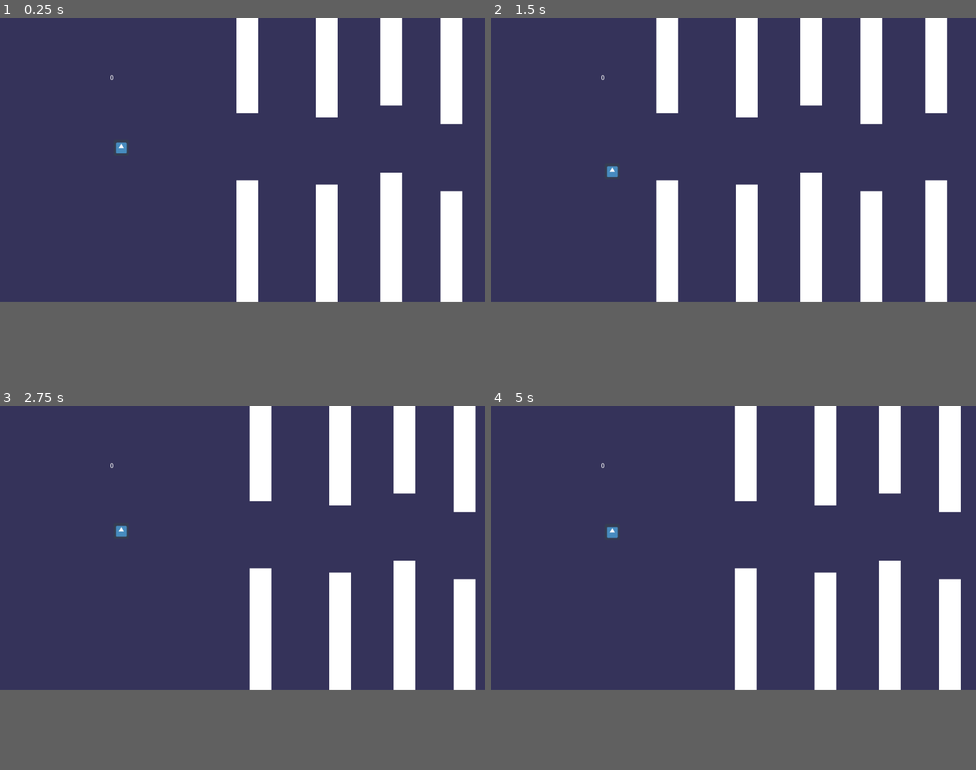
Above: before the commit, frames 1-4 (two rows, left to right).
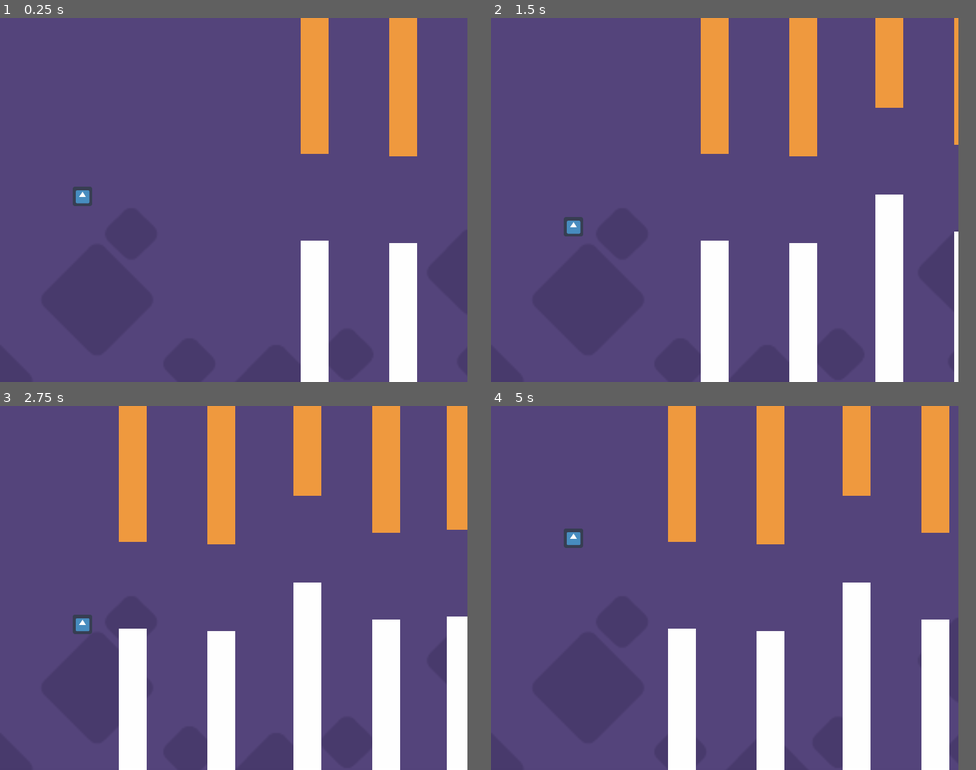
Above: after the commit, the same moments.

Repository: Radical-Pixel/freeFly
Game: Godot game, scene res://World.tscn
Same seed, same stepped clock (60 frames per second), same inputs: the game is played once before the commit and once after it. The engine's default icon, where the game draws it, is replaced by a stand-in: a white triangle on a blue panel in a dark square.
Inputs:
- Up to frame 1 (0.25 s): no input
- Up to frame 2 (1.5 s): tap Space (FLAP) at 0.77, 1.07 s
- Up to frame 3 (2.75 s): tap Space (FLAP) at 1.52, 1.82 s
- Up to frame 4 (5 s): tap Space (FLAP) at 3.02, 3.32, 3.77, 4.07, 4.52, 4.82 s
In our replay, the window is 800x468 before the commit and 771x600 after it. These sizes can differ from the game's own. Grey fills any space a smaller window leaves; there, only what the larger window draws over its background counts as a difference.

The runs differ from the first frame. In frame 1, 73% of the frame differs, in the area x 0-97%, y 0-100%; in frame 2, 75%; in frame 3, 78%, in the area x 0-99%, y 0-100%; in frame 4, 77%.
Error after the commit: Parse Error: Variable "Animation" shadows a native class. (res://SceneChanger.gd:3)

Commit message:
added prallex and music

Diff:
--- /dev/null
+++ b/Background.gd
@@ -0,0 +1,18 @@
+extends Sprite
+
+
+# Declare member variables here. Examples:
+# var a = 2
+# var b = "text"
+
+
+# Called when the node enters the scene tree for the first time.
+func _ready():
+	pass # Replace with function body.
+
+func _physics_process(delta):
+	position += Vector2(-2,0)
+
+# Called every frame. 'delta' is the elapsed time since the previous frame.
+#func _process(delta):
+#	pass
--- /dev/null
+++ b/GamePlayScene.tscn
@@ -0,0 +1,69 @@
+[gd_scene load_steps=8 format=2]
+
+[ext_resource path="res://Bugmintide.wav" type="AudioStream" id=1]
+[ext_resource path="res://WallNode.tscn" type="PackedScene" id=2]
+[ext_resource path="res://icon.png" type="Texture" id=3]
+[ext_resource path="res://Player.gd" type="Script" id=4]
+
+[sub_resource type="RectangleShape2D" id=1]
+extents = Vector2( 25, 25 )
+
+[sub_resource type="RectangleShape2D" id=2]
+extents = Vector2( 25.5, 25.5 )
+
+[sub_resource type="RectangleShape2D" id=3]
+extents = Vector2( 10, 212.5 )
+
+[node name="GamePlayScene" type="Node2D"]
+
+[node name="PlayerNode" type="Node2D" parent="."]
+position = Vector2( 134, 279 )
+
+[node name="Player" type="KinematicBody2D" parent="PlayerNode"]
+script = ExtResource( 4 )
+
+[node name="Sprite" type="Sprite" parent="PlayerNode/Player"]
+scale = Vector2( 0.5, 0.5 )
+texture = ExtResource( 3 )
+
+[node name="CollisionShape2D" type="CollisionShape2D" parent="PlayerNode/Player"]
+shape = SubResource( 1 )
+
+[node name="Detect" type="Area2D" parent="PlayerNode/Player"]
+
+[node name="CollisionShape2D" type="CollisionShape2D" parent="PlayerNode/Player/Detect"]
+shape = SubResource( 2 )
+
+[node name="Resetter" type="Area2D" parent="PlayerNode/Player"]
+
+[node name="CollisionShape2D" type="CollisionShape2D" parent="PlayerNode/Player/Resetter"]
+position = Vector2( -179, 3 )
+shape = SubResource( 3 )
+
+[node name="Camera2D" type="Camera2D" parent="PlayerNode/Player"]
+position = Vector2( 252, 23 )
+
+[node name="WallNode" parent="." groups=["WallGroup"] instance=ExtResource( 2 )]
+position = Vector2( 547, 290 )
+
+[node name="WallNode2" parent="." groups=["WallGroup"] instance=ExtResource( 2 )]
+position = Vector2( 693, 294 )
+
+[node name="WallNode3" parent="." groups=["WallGroup"] instance=ExtResource( 2 )]
+position = Vector2( 835, 214 )
+
+[node name="WallNode4" parent="." groups=["WallGroup"] instance=ExtResource( 2 )]
+position = Vector2( 965, 275 )
+
+[node name="WallNode5" parent="." groups=["WallGroup"] instance=ExtResource( 2 )]
+position = Vector2( 1088, 270 )
+
+[node name="BackgroundMusic" type="AudioStreamPlayer2D" parent="."]
+position = Vector2( 134, 279 )
+stream = ExtResource( 1 )
+pitch_scale = 1.03
+autoplay = true
+
+[connection signal="area_entered" from="PlayerNode/Player/Detect" to="PlayerNode/Player" method="_on_Detect_area_entered"]
+[connection signal="body_entered" from="PlayerNode/Player/Detect" to="PlayerNode/Player" method="_on_Detect_body_entered"]
+[connection signal="body_entered" from="PlayerNode/Player/Resetter" to="PlayerNode/Player" method="_on_Resetter_body_entered"]
--- /dev/null
+++ b/HUD.gd
@@ -0,0 +1,19 @@
+extends CanvasLayer
+
+signal start_game
+
+# Declare member variables here. Examples:
+# var a = 2
+# var b = "text"
+
+
+# Called when the node enters the scene tree for the first time.
+func _ready():
+	pass # Replace with function body.
+
+func scoreUpdate(score):
+	$Score.text = String(score);
+
+# Called every frame. 'delta' is the elapsed time since the previous frame.
+#func _process(delta):
+#	pass
--- /dev/null
+++ b/MainMenu.gd
@@ -0,0 +1,20 @@
+extends Control
+
+
+# Declare member variables here. Examples:
+# var a = 2
+# var b = "text"
+
+
+# Called when the node enters the scene tree for the first time.
+func _ready():
+	pass # Replace with function body.
+
+
+# Called every frame. 'delta' is the elapsed time since the previous frame.
+#func _process(delta):
+#	pass
+
+
+func _on_Start_Button_pressed():
+	pass # Replace with function body.
--- /dev/null
+++ b/Menu.tscn
@@ -0,0 +1,31 @@
+[gd_scene load_steps=2 format=2]
+
+[ext_resource path="res://MainMenu.gd" type="Script" id=1]
+
+[node name="Menu" type="Control"]
+anchor_right = 1.0
+anchor_bottom = 1.0
+script = ExtResource( 1 )
+
+[node name="VBoxContainer" type="VBoxContainer" parent="."]
+margin_left = 122.0
+margin_top = 235.0
+margin_right = 280.0
+margin_bottom = 284.0
+__meta__ = {
+"_edit_group_": true,
+"_edit_use_anchors_": false
+}
+
+[node name="Start Button" type="Button" parent="VBoxContainer"]
+margin_right = 158.0
+margin_bottom = 20.0
+text = "Start"
+
+[node name="Sound" type="Button" parent="VBoxContainer"]
+margin_top = 24.0
+margin_right = 158.0
+margin_bottom = 44.0
+text = "Sound"
+
+[connection signal="pressed" from="VBoxContainer/Start Button" to="." method="_on_Start_Button_pressed"]
--- a/Player.gd
+++ b/Player.gd
@@ -18,9 +18,8 @@
 	if Input.is_action_just_pressed("FLAP"):
 		motion.y = -FLAP
 
-	motion = move_and_slide(motion,UP)
-
-	get_parent().get_parent().get_node("CanvasLayer/RichTextLabel").text=str(score);
+	motion = move_and_slide(motion,UP);
+##	get_parent().get_parent().get_node("CanvasLayer/RichTextLabel").text=str(score);
 
 
 func wall_reset():
--- a/PlayerNode.tscn
+++ b/PlayerNode.tscn
@@ -3,10 +3,10 @@
 [ext_resource path="res://imageonline-co-pixelated.png" type="Texture" id=1]
 
 [sub_resource type="RectangleShape2D" id=1]
-extents = Vector2( 24, 24 )
+extents = Vector2( 25, 25 )
 
 [sub_resource type="RectangleShape2D" id=2]
-extents = Vector2( 25, 25 )
+extents = Vector2( 25.5, 25.5 )
 
 [node name="PlayerNode" type="Node2D"]
 
--- /dev/null
+++ b/SceneChanger.gd
@@ -0,0 +1,13 @@
+extends CanvasLayer
+
+onready var Animation = $Control/AnimationPlayer;
+
+var scene : String;
+
+func changeScene (new_scene,anim):
+	scene = new_scene
+	Animation.play(anim)
+
+
+func _new_scene():
+	get_tree().change_scene(scene)
--- /dev/null
+++ b/SceneChanger.tscn
@@ -0,0 +1,56 @@
+[gd_scene load_steps=3 format=2]
+
+[ext_resource path="res://SceneChanger.gd" type="Script" id=1]
+
+[sub_resource type="Animation" id=1]
+resource_name = "New Anim"
+length = 2.0
+tracks/0/type = "value"
+tracks/0/path = NodePath("ColorRect:color")
+tracks/0/interp = 1
+tracks/0/loop_wrap = true
+tracks/0/imported = false
+tracks/0/enabled = true
+tracks/0/keys = {
+"times": PoolRealArray( 0.11, 0.63, 1.37, 1.87 ),
+"transitions": PoolRealArray( 1, 1, 1, 1 ),
+"update": 0,
+"values": [ Color( 0.988235, 0.984314, 0.984314, 0 ), Color( 0.0470588, 0.0470588, 0.0470588, 1 ), Color( 0, 0, 0, 1 ), Color( 0.27451, 0.270588, 0.270588, 0 ) ]
+}
+tracks/1/type = "method"
+tracks/1/path = NodePath("..")
+tracks/1/interp = 1
+tracks/1/loop_wrap = true
+tracks/1/imported = false
+tracks/1/enabled = true
+tracks/1/keys = {
+"times": PoolRealArray( 1.1 ),
+"transitions": PoolRealArray( 1 ),
+"values": [ {
+"args": [  ],
+"method": "_new_scene"
+} ]
+}
+
+[node name="CanvasLayer" type="CanvasLayer"]
+script = ExtResource( 1 )
+
+[node name="Control" type="Control" parent="."]
+margin_right = 40.0
+margin_bottom = 40.0
+__meta__ = {
+"_edit_use_anchors_": false
+}
+
+[node name="ColorRect" type="ColorRect" parent="Control"]
+margin_left = -1.0
+margin_top = -1.0
+margin_right = 772.0
+margin_bottom = 597.0
+color = Color( 0.983049, 0.979149, 0.979149, 0.00551028 )
+__meta__ = {
+"_edit_use_anchors_": false
+}
+
+[node name="AnimationPlayer" type="AnimationPlayer" parent="Control"]
+"anims/New Anim" = SubResource( 1 )
--- a/WallNode.tscn
+++ b/WallNode.tscn
@@ -4,13 +4,13 @@
 [ext_resource path="res://Walls.gd" type="Script" id=2]
 
 [sub_resource type="RectangleShape2D" id=1]
-extents = Vector2( 47, 46.5833 )
+extents = Vector2( 47, 46.4166 )
 
 [sub_resource type="OccluderPolygon2D" id=4]
 polygon = PoolVector2Array( -24, -629, 23, -629, 23, -70, -24, -70 )
 
 [sub_resource type="RectangleShape2D" id=3]
-extents = Vector2( 10, 69 )
+extents = Vector2( 10, 70.5 )
 
 [node name="WallNode" type="Node2D"]
 
@@ -18,6 +18,7 @@
 script = ExtResource( 2 )
 
 [node name="UpperWallSprite" type="Sprite" parent="Walls"]
+modulate = Color( 0.941176, 0.6, 0.239216, 1 )
 position = Vector2( 0, -350 )
 scale = Vector2( 0.5, 6 )
 texture = ExtResource( 1 )
@@ -31,21 +32,22 @@
 occluder = SubResource( 4 )
 
 [node name="LowerWallSprite2" type="Sprite" parent="Walls"]
-position = Vector2( 0, 350 )
-scale = Vector2( 0.5, 6 )
+position = Vector2( 0, 350.5 )
+scale = Vector2( 0.5, 5.98925 )
 texture = ExtResource( 1 )
 
 [node name="LowerWallColl2" type="CollisionShape2D" parent="Walls"]
-position = Vector2( -0.5, 349.5 )
+position = Vector2( -0.5, 350.5 )
 scale = Vector2( 0.5, 6 )
 shape = SubResource( 1 )
 
 [node name="LowerLight2D2" type="LightOccluder2D" parent="Walls"]
-position = Vector2( 0, 699 )
+position = Vector2( 1, 701 )
 occluder = SubResource( 4 )
 
 [node name="PointArea" type="Area2D" parent="Walls"]
 
 [node name="CollisionShape2D" type="CollisionShape2D" parent="Walls/PointArea"]
+position = Vector2( 0, 1.5 )
 scale = Vector2( 2, 1 )
 shape = SubResource( 3 )
--- /dev/null
+++ b/World.gd
@@ -0,0 +1,25 @@
+extends Node2D
+
+
+# Declare member variables here. Examples:
+# var a = 2
+# var b = "text"
+
+
+# Called when the node enters the scene tree for the first time.
+func _ready():
+	##get_tree().change_scene("res://Menu.tscn");
+	pass # Replace with function body.
+
+
+# Called every frame. 'delta' is the elapsed time since the previous frame.
+#func _process(delta):
+#	pass
+
+
+func _on_PlayButton_pressed():
+	pass # Replace with function body.
+
+
+func _on_HUD_start_game():
+	pass # Replace with function body.
--- a/World.tscn
+++ b/World.tscn
@@ -1,87 +1,53 @@
-[gd_scene load_steps=8 format=2]
+[gd_scene load_steps=6 format=2]
 
-[ext_resource path="res://icon.png" type="Texture" id=1]
-[ext_resource path="res://WallNode.tscn" type="PackedScene" id=2]
-[ext_resource path="res://Player.gd" type="Script" id=3]
-[ext_resource path="res://imageonline-co-pixelated.png" type="Texture" id=4]
-
-[sub_resource type="RectangleShape2D" id=1]
-extents = Vector2( 16, 16 )
-
-[sub_resource type="RectangleShape2D" id=2]
-extents = Vector2( 16, 16 )
-
-[sub_resource type="RectangleShape2D" id=3]
-extents = Vector2( 9, 144 )
+[ext_resource path="res://GamePlayScene.tscn" type="PackedScene" id=1]
+[ext_resource path="res://background/set2_background.png" type="Texture" id=4]
+[ext_resource path="res://background/set2_tiles.png" type="Texture" id=5]
+[ext_resource path="res://World.gd" type="Script" id=7]
+[ext_resource path="res://SceneChanger.tscn" type="PackedScene" id=10]
 
 [node name="World" type="Node2D"]
+script = ExtResource( 7 )
 
-[node name="CanvasLayer" type="CanvasLayer" parent="."]
+[node name="ScreenChanger" parent="." instance=ExtResource( 10 )]
 
-[node name="RichTextLabel" type="RichTextLabel" parent="CanvasLayer"]
-margin_left = 232.0
-margin_top = 120.0
-margin_right = 280.0
-margin_bottom = 144.0
-__meta__ = {
-"_edit_use_anchors_": false
-}
+[node name="ParallaxBackground" type="ParallaxBackground" parent="."]
 
-[node name="PlayerNode" type="Node2D" parent="."]
-position = Vector2( 256, 264 )
-
-[node name="Player" type="KinematicBody2D" parent="PlayerNode"]
-script = ExtResource( 3 )
-
-[node name="Sprite" type="Sprite" parent="PlayerNode/Player"]
-position = Vector2( 0, 3.33786e-06 )
-scale = Vector2( 0.503, 0.532 )
-texture = ExtResource( 1 )
-
-[node name="CollisionShape2D" type="CollisionShape2D" parent="PlayerNode/Player"]
-shape = SubResource( 1 )
-
-[node name="Detect" type="Area2D" parent="PlayerNode/Player"]
-
-[node name="CollisionShape2D" type="CollisionShape2D" parent="PlayerNode/Player/Detect"]
-shape = SubResource( 2 )
-
-[node name="Resetter" type="Area2D" parent="PlayerNode/Player"]
-position = Vector2( -296, -8 )
+[node name="Purple Sky" type="ParallaxLayer" parent="ParallaxBackground"]
 __meta__ = {
 "_edit_group_": true
 }
 
-[node name="CollisionShape2D" type="CollisionShape2D" parent="PlayerNode/Player/Resetter"]
-position = Vector2( -1, 0 )
-shape = SubResource( 3 )
+[node name="Sprite" type="Sprite" parent="ParallaxBackground/Purple Sky"]
+scale = Vector2( 2, 2 )
+texture = ExtResource( 4 )
+centered = false
 
-[node name="WallNode" parent="." instance=ExtResource( 2 )]
-position = Vector2( 552, 272 )
+[node name="MiddleBlocks" type="ParallaxLayer" parent="ParallaxBackground"]
+modulate = Color( 0.129412, 0.0705882, 0.266667, 0.172549 )
+motion_scale = Vector2( 0.4, 0.4 )
+motion_mirroring = Vector2( 1600, 1200 )
+__meta__ = {
+"_edit_group_": true
+}
 
-[node name="WallNode2" parent="." instance=ExtResource( 2 )]
-position = Vector2( 720, 281 )
+[node name="Sprite" type="Sprite" parent="ParallaxBackground/MiddleBlocks"]
+scale = Vector2( 2.75, 2.75 )
+texture = ExtResource( 5 )
+centered = false
 
-[node name="WallNode3" parent="." instance=ExtResource( 2 )]
-position = Vector2( 856, 256 )
+[node name="nearByBlocks" type="ParallaxLayer" parent="ParallaxBackground"]
+motion_scale = Vector2( 0.7, 0.7 )
+motion_mirroring = Vector2( 1120, 840 )
+__meta__ = {
+"_edit_group_": true
+}
 
-[node name="WallNode4" parent="." instance=ExtResource( 2 )]
-position = Vector2( 983, 295 )
+[node name="Sprite" type="Sprite" parent="ParallaxBackground/nearByBlocks"]
+visible = false
+scale = Vector2( 1.75, 1.75 )
+texture = ExtResource( 5 )
+centered = false
 
-[node name="WallNode5" parent="." instance=ExtResource( 2 )]
-position = Vector2( 1120, 272 )
-
-[node name="Camera2D" type="Camera2D" parent="."]
-position = Vector2( 256, 264 )
-zoom = Vector2( 0.5, 0.5 )
-
-[node name="Sprite" type="Sprite" parent="."]
-modulate = Color( 0.211765, 0.203922, 0.356863, 1 )
-position = Vector2( 256.75, 272.75 )
-scale = Vector2( 27.016, 8.016 )
-z_index = -5
-texture = ExtResource( 4 )
-
-[connection signal="area_entered" from="PlayerNode/Player/Detect" to="PlayerNode/Player" method="_on_Detect_area_entered"]
-[connection signal="body_entered" from="PlayerNode/Player/Detect" to="PlayerNode/Player" method="_on_Detect_body_entered"]
-[connection signal="body_entered" from="PlayerNode/Player/Resetter" to="PlayerNode/Player" method="_on_Resetter_body_entered"]
+[node name="GamePlayScene" parent="." instance=ExtResource( 1 )]
+position = Vector2( 2, 5 )
--- a/project.godot
+++ b/project.godot
@@ -13,6 +13,19 @@
 config/name="FlappyBirdClone"
 run/main_scene="res://World.tscn"
 config/icon="res://icon.png"
+
+[display]
+
+window/size/width=771
+window/handheld/orientation="reverse_landscape"
+mouse_cursor/size/resizable=true
+mouse_cursor/size/width=674
+mouse_cursor/size/height=600
+mouse_cursor/handheld/orientation="landscape"
+mouse_cursor/size/fullscreen=false
+mouse_cursor/size/borderless=false
+mouse_cursor/size/always_on_top=false
+mouse_cursor/stretch/mode="disabled"
 
 [global]
 
Not shown, added: Bugmintide.wav.import
Binary file added: Parallax Image for FlappyBird.png
Not shown, added: Parallax Image for FlappyBird.png.import
Binary file added: background/set2_background.png
Not shown, added: background/set2_background.png.import
Binary file added: background/set2_tiles.png
Not shown, added: background/set2_tiles.png.import
Not shown, added: fonts/FONTLOG.txt
Not shown, added: fonts/LICENSE.txt
Binary file added: fonts/Xolonium-Regular.ttf
Not shown, added: Bugmintide.wav
